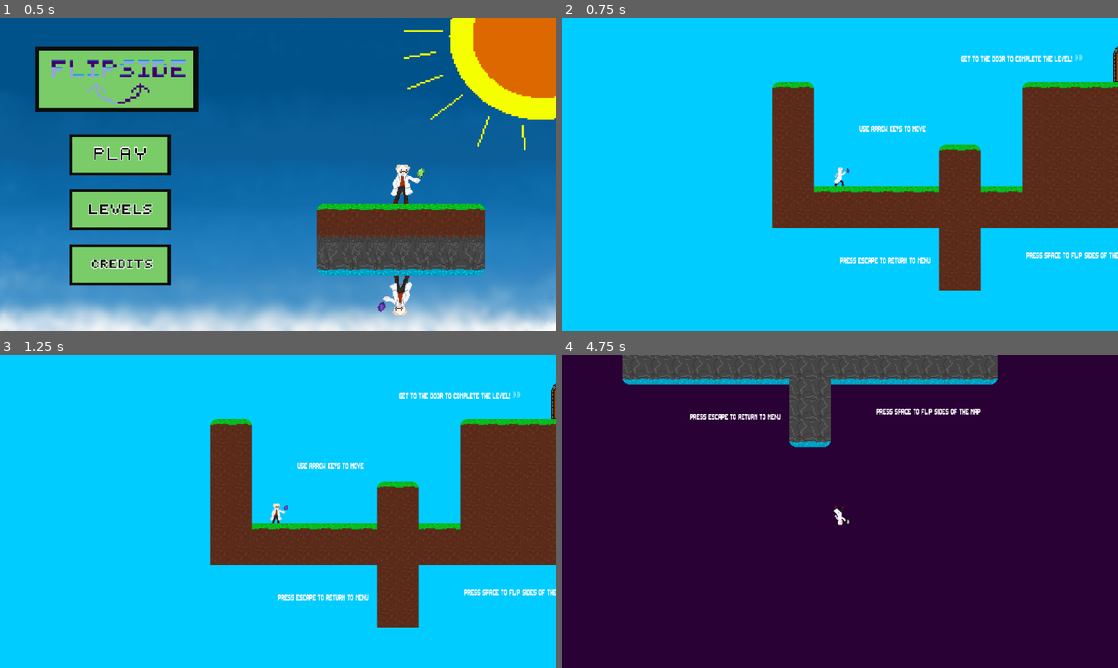
Above: before the commit, frames 1-4 (two rows, left to right).
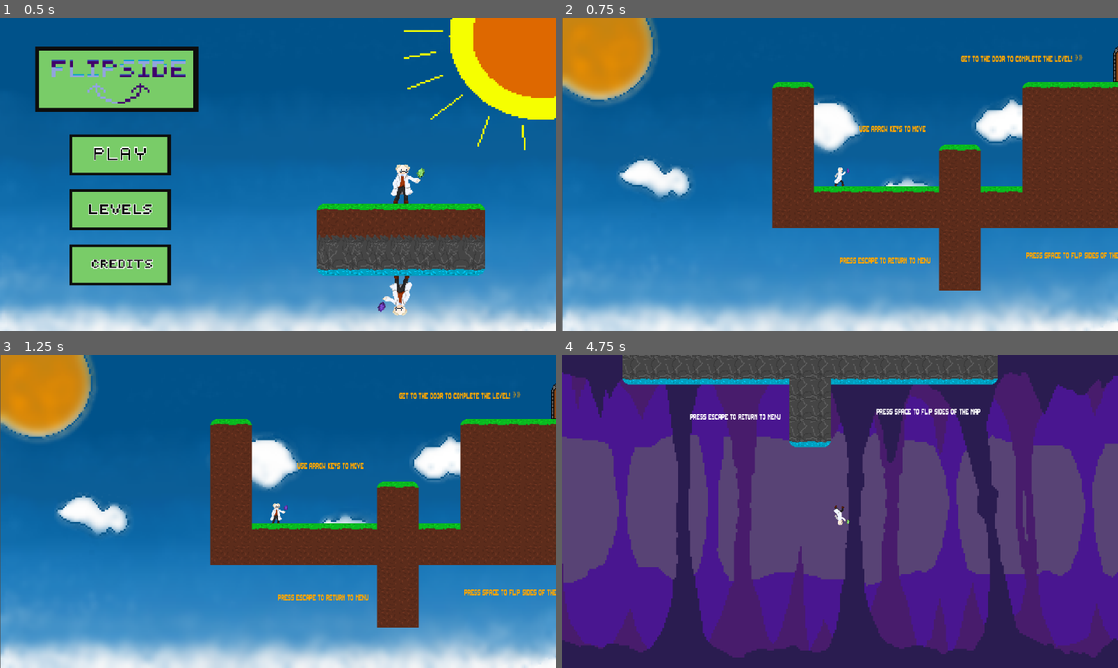
Above: after the commit, the same moments.

Repository: jasjakub1/Flipside
Game: Godot game, scene res://Scenes/Main Menu.tscn
The game is run twice, just before and just after one commit, with the same random seed, the same clock (stepped at 60 frames per second) and the same inputs.
Inputs (mouse positions are in pixels of both pictures, inside the frame that each line leads up to):
- Up to frame 1 (0.5 s): no input
- Up to frame 2 (0.75 s): click (684, 155) at 0.52 s
- Up to frame 3 (1.25 s): no input
- Up to frame 4 (4.75 s): tap Space (flip) at 1.25, 1.35, 2, 2.3, 2.75, 2.85, 3.5, 3.6, 4.25 s; hold Right (right) 1.28-2.78 s; tap Up (up) at 1.52, 1.55, 1.82, 2.1, 2.27, 2.57, 3.05, 3.77, 4.07, 4.35, 4.52 s; hold Left (left) 2.78-3.53 s; hold Right (right) from 3.53 s (still down)

Frame 1 is identical in both runs. In frame 2, 81% of the frame differs, in the area x 0-100%, y 0-100%; in frame 3, 81%; in frame 4, 92%.

Commit message:
added backgrounds and particles

Diff:
--- a/Prefabs/player.tscn
+++ b/Prefabs/player.tscn
@@ -3,13 +3,15 @@
 [ext_resource type="Script" uid="uid://cojrj5s3y1p7h" path="res://Scripts/playerMovement.gd" id="1_5wxv7"]
 [ext_resource type="Texture2D" uid="uid://b0pwnmur6aklo" path="res://Assets/scientist-animations/scientist_idle-flipped.png" id="2_kgmex"]
 [ext_resource type="Texture2D" uid="uid://cfnblseeignxo" path="res://Assets/scientist-animations/scientist_idle-standard.png" id="3_2xbkd"]
-[ext_resource type="Texture2D" uid="uid://drgimstcny87i" path="res://Assets/OIP.webp" id="3_y5hcb"]
-[ext_resource type="Texture2D" uid="uid://t0suqkl5texf" path="res://Assets/very-dark-purple-free-solidcolor-background.jpg" id="4_2nftw"]
 [ext_resource type="Texture2D" uid="uid://bdugk5adxppg8" path="res://Assets/scientist-animations/scientist_jump-flipped.png" id="4_3vpsw"]
 [ext_resource type="AudioStream" uid="uid://bcryw7anmcipg" path="res://Assets/joentnt-walk-on-dirt-1-291981.mp3" id="5_knrd4"]
 [ext_resource type="Texture2D" uid="uid://cbwgg8gre4wwa" path="res://Assets/scientist-animations/scientist_jump-standard.png" id="5_m62uw"]
 [ext_resource type="Texture2D" uid="uid://bhq6vofvkgo3p" path="res://Assets/scientist-animations/scientist_run-flipped.png" id="6_b30ri"]
 [ext_resource type="Texture2D" uid="uid://fwcrdsbljr7g" path="res://Assets/scientist-animations/scientist_run-standard.png" id="7_ms580"]
+[ext_resource type="Texture2D" uid="uid://cq2ljoilgg2qt" path="res://Assets/standard-bg.png" id="8_kgmex"]
+[ext_resource type="Texture2D" uid="uid://r5lljvmakqa4" path="res://Assets/cave-bg.png" id="9_kgmex"]
+[ext_resource type="Texture2D" uid="uid://c45mnhn873i0g" path="res://Assets/particles/particle orange.png" id="11_3vpsw"]
+[ext_resource type="Texture2D" uid="uid://dhhon86up5rva" path="res://Assets/particles/particle green.png" id="12_3vpsw"]
 
 [sub_resource type="RectangleShape2D" id="RectangleShape2D_c4wnb"]
 size = Vector2(13, 14)
@@ -312,6 +314,22 @@
 "name": &"run-standard",
 "speed": 15.0
 }]
+
+[sub_resource type="ParticleProcessMaterial" id="ParticleProcessMaterial_2xbkd"]
+particle_flag_disable_z = true
+emission_shape_offset = Vector3(0, -1.5, 0)
+emission_shape_scale = Vector3(1, 3, 1)
+emission_shape = 3
+emission_box_extents = Vector3(1, 1, 1)
+angle_min = -720.0
+angle_max = 720.0
+inherit_velocity_ratio = 1.7149999999999999
+spread = 180.0
+initial_velocity_max = 10.0
+gravity = Vector3(0, 0, 0)
+scale_min = 0.14999999
+scale_max = 0.25
+turbulence_influence_max = 0.883
 
 [node name="Player" type="CharacterBody2D" unique_id=127984811]
 script = ExtResource("1_5wxv7")
@@ -332,15 +350,15 @@
 
 [node name="Oip" type="Sprite2D" parent="." unique_id=1713720047]
 z_index = -10
-position = Vector2(2.6429254e-05, -6.67572e-06)
-scale = Vector2(1.2320676, 1.108108)
-texture = ExtResource("3_y5hcb")
+position = Vector2(0.5000024, 1.335144e-05)
+scale = Vector2(1.334375, 1.3333334)
+texture = ExtResource("8_kgmex")
 
 [node name="VeryDarkPurpleFreeSolidcolorBackground" type="Sprite2D" parent="." unique_id=1705493520]
 z_index = -10
-position = Vector2(1.1444092e-05, -1.9073486e-06)
-scale = Vector2(0.07604167, 0.07592593)
-texture = ExtResource("4_2nftw")
+position = Vector2(-1.5258789e-05, -7.6293945e-06)
+scale = Vector2(0.33384144, 0.33333334)
+texture = ExtResource("9_kgmex")
 
 [node name="AudioStreamPlayer2D" type="AudioStreamPlayer2D" parent="." unique_id=586273317]
 stream = ExtResource("5_knrd4")
@@ -354,3 +372,25 @@
 [node name="RayCast2D2" type="RayCast2D" parent="." unique_id=213284667]
 position = Vector2(0, -2)
 target_position = Vector2(2, -9.7)
+
+[node name="GPUParticles2D" type="GPUParticles2D" parent="." unique_id=1878467771]
+position = Vector2(-1, 6)
+scale = Vector2(2.4400005, 2.4400005)
+emitting = false
+amount = 50
+texture = ExtResource("11_3vpsw")
+lifetime = 0.3
+one_shot = true
+explosiveness = 1.0
+process_material = SubResource("ParticleProcessMaterial_2xbkd")
+
+[node name="GPUParticles2D2" type="GPUParticles2D" parent="." unique_id=813508314]
+position = Vector2(-1, 2)
+scale = Vector2(2.4400005, 2.4400005)
+emitting = false
+amount = 50
+texture = ExtResource("12_3vpsw")
+lifetime = 0.3
+one_shot = true
+explosiveness = 1.0
+process_material = SubResource("ParticleProcessMaterial_2xbkd")
--- a/Prefabs/text_default.tscn
+++ b/Prefabs/text_default.tscn
@@ -1,6 +1,7 @@
 [gd_scene format=3 uid="uid://cafxfgufpiuui"]
 
 [ext_resource type="FontFile" uid="uid://baqt4eyve8bsr" path="res://Assets/ThaleahFat.ttf" id="1_001nf"]
+[ext_resource type="Script" uid="uid://b5iqdkmjmdb0x" path="res://Scripts/textController.gd" id="2_c53tk"]
 
 [node name="Text1" type="Label" unique_id=263910221]
 z_index = -5
@@ -11,3 +12,4 @@
 scale = Vector2(0.31374392, 0.64791083)
 theme_override_fonts/font = ExtResource("1_001nf")
 text = "Use Arrow keys to move"
+script = ExtResource("2_c53tk")
--- a/Scripts/game_manager.gd
+++ b/Scripts/game_manager.gd
@@ -10,12 +10,17 @@
 @onready var sky_bg = $"../Player/Oip"
 @onready var cave_bg = $"../Player/VeryDarkPurpleFreeSolidcolorBackground"
 
+@onready var purpleFX = $"../Player/GPUParticles2D"
+@onready var greenFX = $"../Player/GPUParticles2D2"
+
 @onready var playerNode = $"../Player"
 @onready var playerBody = $"../Player/PlayerCollisionShape2D"
 
 @onready var floorLayer = $"../TileMapLayer"
 
-
+func _ready() -> void:
+	greenFX.top_level = true
+	purpleFX.top_level = true
 
 # Called every frame. 'delta' is the elapsed time since the previous frame.
 func _has_exited_floor() -> bool:
@@ -40,6 +45,8 @@
 		sceneLoader.skipScene()
 
 	if Input.is_action_just_pressed("flip") and playerNode.is_on_floor() and not flipped:
+		greenFX.position = playerNode.position
+		greenFX.emitting = true
 		movementDisabled = true
 		playerBody.set_deferred("disabled", true)
 		playerNode.translate(Vector2.DOWN * 3)
@@ -50,6 +57,8 @@
 		movementDisabled = false
 
 	if Input.is_action_just_pressed("flip") and playerNode.touchingCeiling and flipped:
+		purpleFX.position = playerNode.position + Vector2.DOWN * 10
+		purpleFX.emitting = true
 		movementDisabled = true
 		playerBody.set_deferred("disabled", true)
 		playerNode.translate(Vector2.UP * 3)
--- /dev/null
+++ b/Scripts/textController.gd
@@ -0,0 +1,8 @@
+extends Label
+
+func _process(_delta: float) -> void:
+
+	if not $"../GameManager".flipped:
+		add_theme_color_override("font_color", Color.ORANGE)
+	else:
+		add_theme_color_override("font_color", Color.WHITE)
Binary file added: Assets/cave-bg.png
Not shown, added: Assets/cave-bg.png.import
Binary file added: Assets/particles/particle green.png
Not shown, added: Assets/particles/particle green.png.import
Binary file added: Assets/particles/particle orange.png
Not shown, added: Assets/particles/particle orange.png.import
Binary file added: Assets/particles/particle purple.png
Not shown, added: Assets/particles/particle purple.png.import
Binary file added: Assets/standard-bg.png
Not shown, added: Assets/standard-bg.png.import
Not shown, added: Scripts/textController.gd.uid
